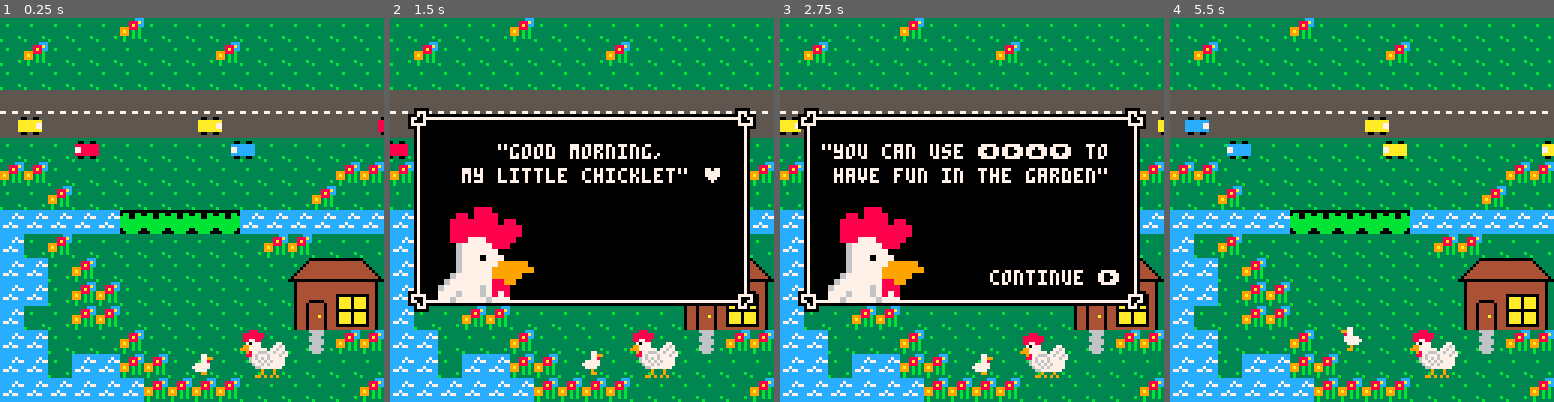
Above: before the commit, frames 1-4 (left to right).
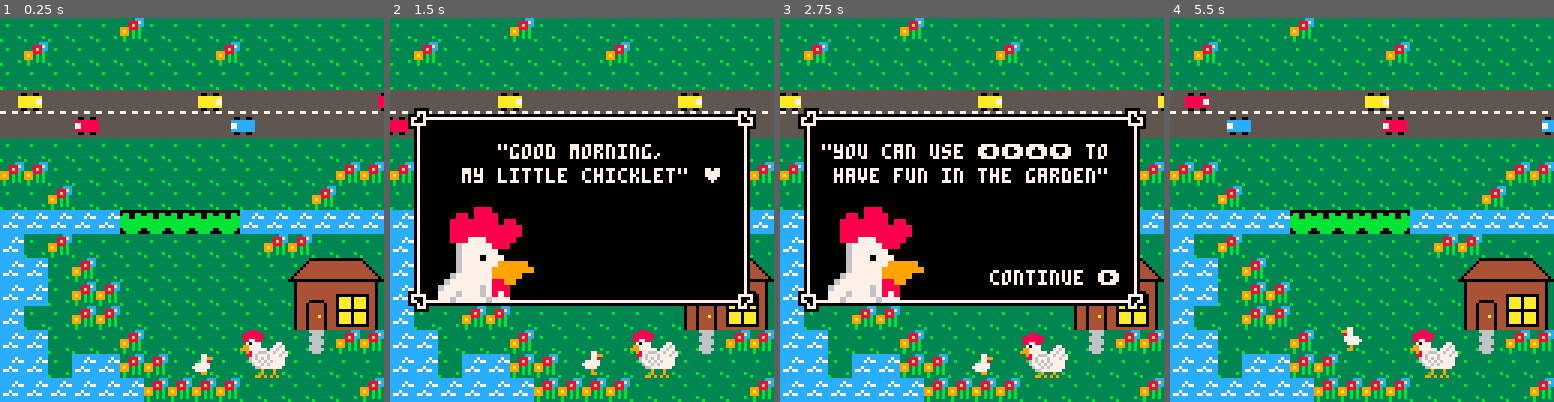
Above: after the commit, the same moments.

Repository: manon-gfx/chicken-road
Game: PICO-8 cartridge chicken-road.p8
Two runs of this game, one before a commit and one after it. Both use one fixed random seed, a clock stepped at 60 frames per second and the inputs below.
Inputs:
- Up to frame 1 (0.25 s): no input
- Up to frame 2 (1.5 s): tap X (X key) at 0.33, 1.07 s; tap O (Z key) at 0.7 s
- Up to frame 3 (2.75 s): hold Right 1.6-2.1 s; tap O (Z key) at 1.7, 2.1, 2.5 s; tap X (X key) at 1.85 s; hold Up 2.15-2.42 s; hold Right from 2.47 s (still down)
- Up to frame 4 (5.5 s): tap O (Z key) every 0.4 s from 2.9 to 5.3 s; tap X (X key) at 2.97, 4.08, 5.2 s; release Right at 3.03 s; hold Left 3.08-3.58 s; hold Down 3.63-3.97 s; hold Right 4.02-4.68 s; hold Up 4.73-5.03 s; hold Left from 5.08 s (still down)

The runs differ from the first frame. In frame 1, 2.1% of the frame differs, in the area x 4-100%, y 19-37%; in frame 2, 0.9%; in frame 3, 0.8%; in frame 4, 2.1%, in the area x 3-100%, y 19-37%.

Commit message:
Fix spawners level 1.

Diff:
--- a/chicken-road.p8
+++ b/chicken-road.p8
@@ -11,26 +11,33 @@
 
 function init_lvl1()
  local base=0
-
- car_spawner(base+11,-0.7,2.5)
- car_spawner(base+12,0.8,2.5)
-
- car_spawner(base+17,0.8,3)
-
- log_spawner(base+19,0.5,3.5)
-
- car_spawner(base+21,0.8,3)
- car_spawner(base+22,1.0,2)
- car_spawner(base+24,-0.9,3)
- car_spawner(base+25,-1.2,2.5)
-
- log_spawner(base+27,-1.0,2.5)
- spawn_pads(base+28,0b0011000110001100)
- log_spawner(base+29,1.2,3)
-
- car_spawner(base+31,-1.2,2)
- log_spawner(base+32,1.2,3)
- car_spawner(base+33,-1.5,2)
+ spawn_pads(base+8,0b0000011111000000)
+
+ car_spawner(base+12,-0.7,2.5)
+ car_spawner(base+13,0.8,2.5)
+
+ log_spawner(base+20,0.5,3.5)
+
+ log_spawner(base+25,-0.7,3.5)
+ spawn_pads(base+26,0b0011110000011000)
+
+ log_spawner(base+34,-1.0,2.5)
+ spawn_pads(base+35,0b0011001110001100)
+ log_spawner(base+36,1.2,3)
+
+ car_spawner(base+38,1.5,1.1)
+
+ car_spawner(base+44,0.8,3)
+ car_spawner(base+45,-0.7,3)
+ log_spawner(base+46,0.8,3)
+
+ car_spawner(base+52,0.8,1.6)
+ car_spawner(base+53,1.0,1.8)
+
+ log_spawner(base+55,0.6,3.1)
+ spawn_pads(base+56,0b0111001111001110)
+ log_spawner(base+57,-0.7,2.9)
+ log_spawner(base+58,0.7,3)
 end
 
 function init_lvl2()
@@ -45,12 +52,12 @@
  car_spawner(base+26,-1.2,2)
  car_spawner(base+27,-1.5,2.5)
 
- car_spawner(base+34,0.8,1.6)
- car_spawner(base+35,1.0,1.8)
- car_spawner(base+36,-1.0,1.8)
- car_spawner(base+37,-1.2,2.0)
-
- car_spawner(base+40,1.0,1.4)
+ car_spawner(base+34,0.8,2.0)
+ car_spawner(base+35,1.0,2.2)
+ car_spawner(base+36,-1.0,2.0)
+ car_spawner(base+37,-1.2,2.2)
+
+ car_spawner(base+40,1.0,1.8)
  car_spawner(base+41,1.5,1.6)
  car_spawner(base+42,-1.5,2.0)
  car_spawner(base+43,-1.8,2.2)
